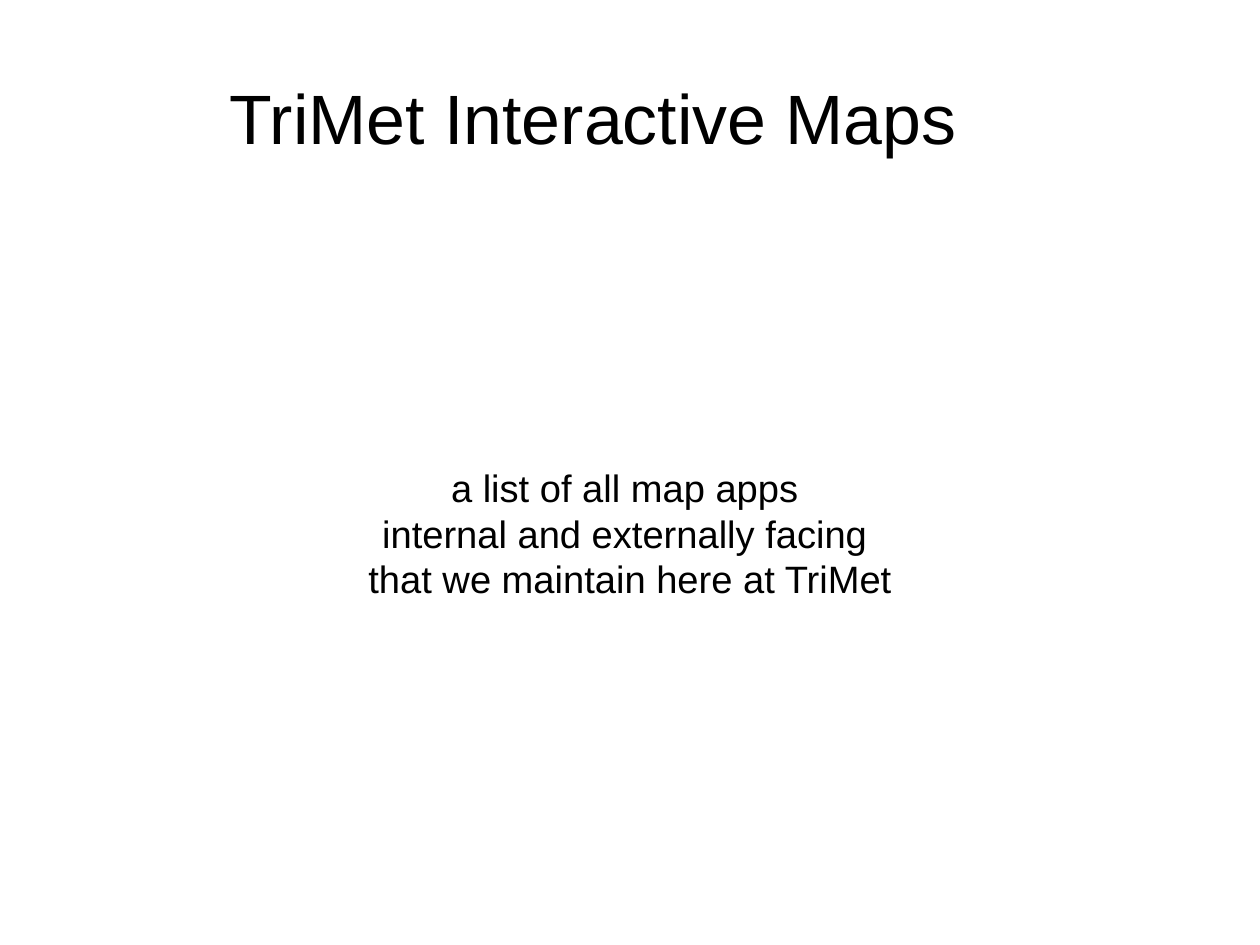
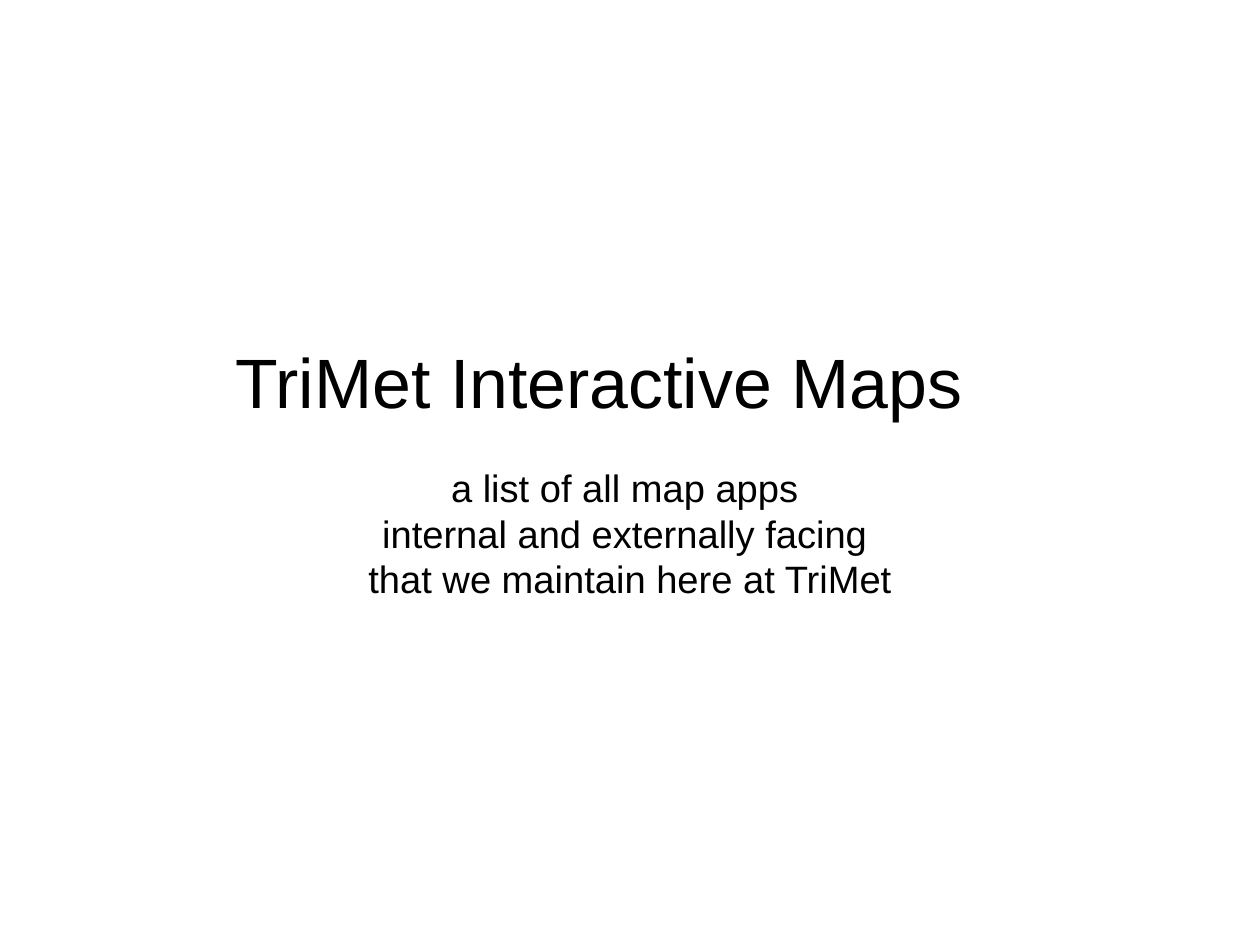
Before and after one commit to OpenTransitTools/loader, a slide deck: slide 14 of docs/trimet/Architecture - Trip Assets.odp. Drawn at 1260x945 pixels with LibreOffice and Linux fonts; fonts in the diff are those of the drawing. Boxes give left, top, right and bottom in pixels: in the first picture for what was removed or moved away, otherwise in the second. Text is boxed around its words. In the diff, an @@ line names an element or a change of style, - is before the commit and + after.

```diff
--- a/docs/trimet/Architecture - Trip Assets.odp
+++ b/docs/trimet/Architecture - Trip Assets.odp
@@ title "TriMet Interactive Maps": place and size @@
-title "TriMet Interactive Maps" at box(230, 93, 957, 157)
+title "TriMet Interactive Maps" at box(235, 357, 962, 421)
```
Also in this commit, not shown: 8 slides added.
